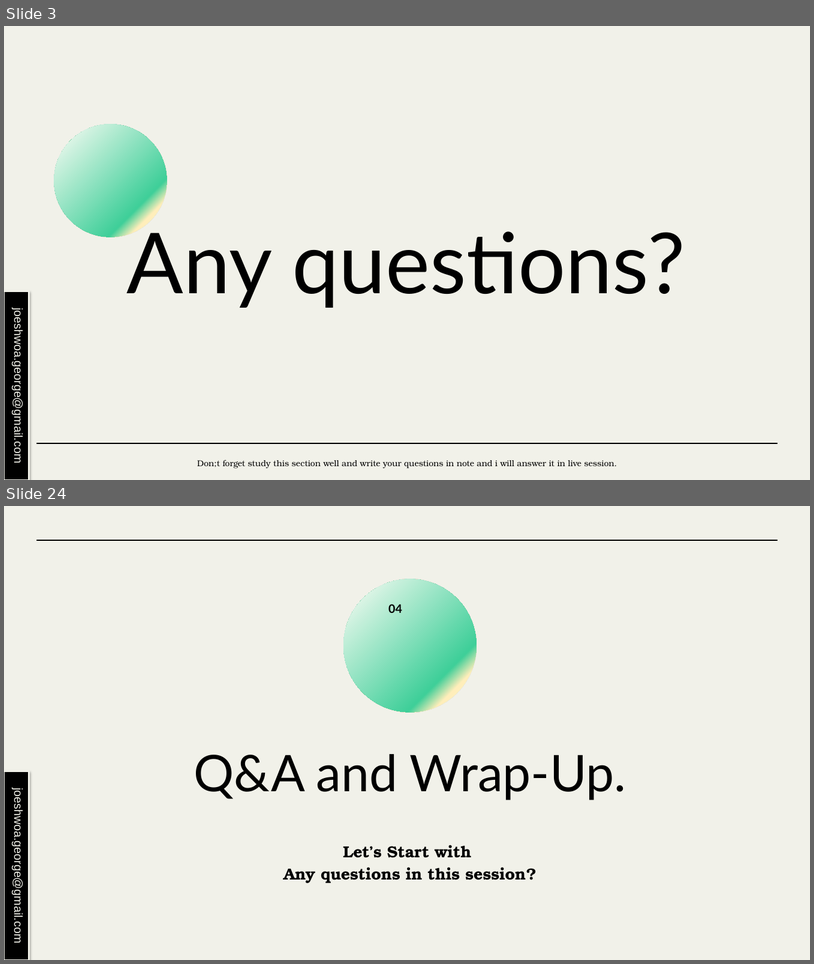
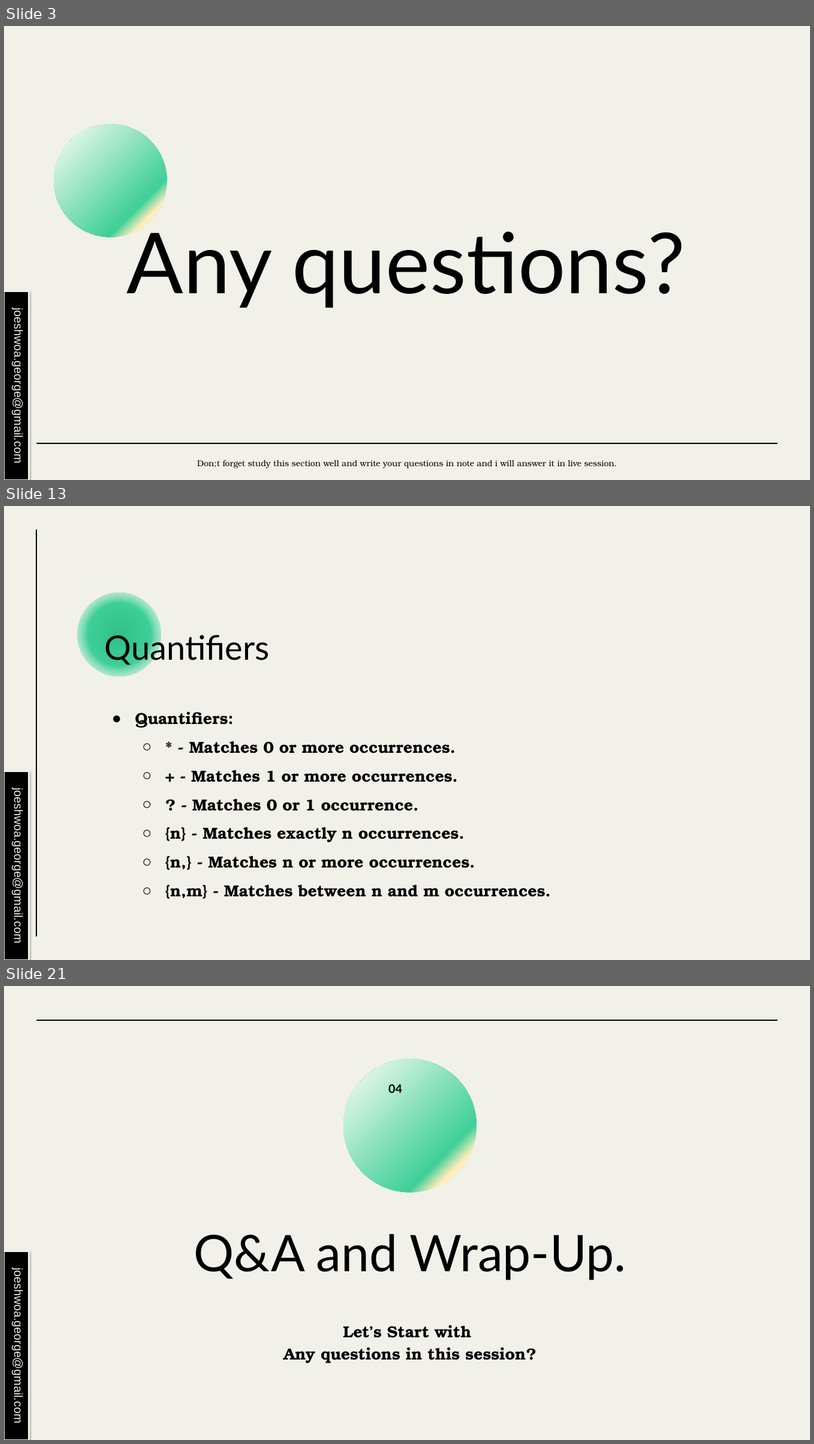
Before and after one commit to joeshwoa/Supabase_course_content, a slide deck: Mastering Supabase Session7.pptx. Shown one above the other, each under a label of ours: slides 3 and 24 before the commit, slides 3, 13 and 21 after it; the slides between them are not shown. The pictures are 814x964 and 814x1444 pixels, drawn with LibreOffice and Linux fonts; fonts in the diff are those of the drawing. Boxes give left, top, right and bottom in pixels: in the first picture for what was removed or moved away, otherwise in the second. Text is boxed around its words. In the diff, an @@ line names an element or a change of style, - is before the commit and + after.

```diff
--- a/Mastering Supabase Session7.pptx
+++ b/Mastering Supabase Session7.pptx
@@ slide 13 added at box(4, 506, 810, 960), background #F1F1E9 @@
@@ line added from (36, 530) to (36, 936), #000000 1.5 pt @@
@@ ellipse added at box(77, 592, 161, 676), fill gradient #30C088 to #3FCF99 to #FFFFFF @@
@@ title added at box(105, 630, 270, 666), 40 pt, text #000000 @@
+Quantifiers
@@ text added at box(135, 711, 551, 898), 19 pt, text #000000, bold @@
+● Quantifiers:
+  ○ * - Matches 0 or more occurrences.
+  ○ + - Matches 1 or more occurrences.
+  ○ ? - Matches 0 or 1 occurrence.
+  ○ {n} - Matches exactly n occurrences.
+  ○ {n,} - Matches n or more occurrences.
+  ○ {n,m} - Matches between n and m occurrences.
@@ rectangle added at box(5, 771, 29, 960), fill #000000, outline #F1F1E9 2 pt, 14 pt, text #F1F1E9 @@
+joeshwoa.george@gmail.com
@@ what was slide 24 is now slide 21 @@
```
Also in this commit, not shown: 12 slides changed, 8 other slides added, 13 slides removed, 12 other files.
